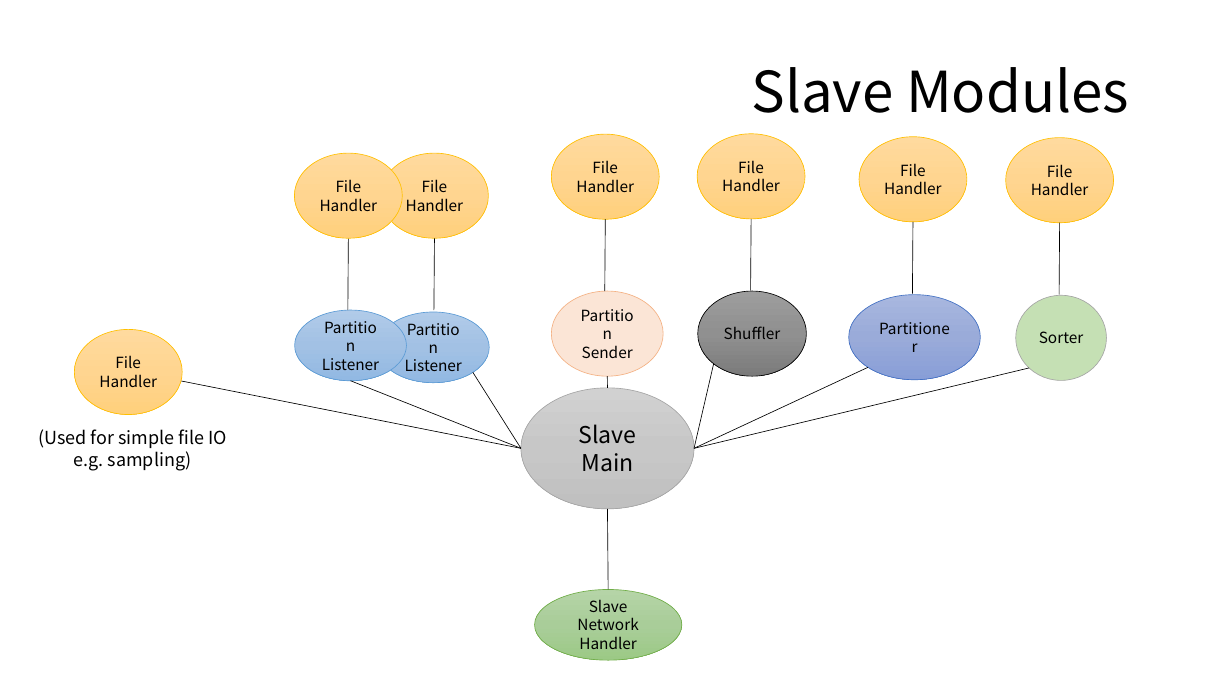
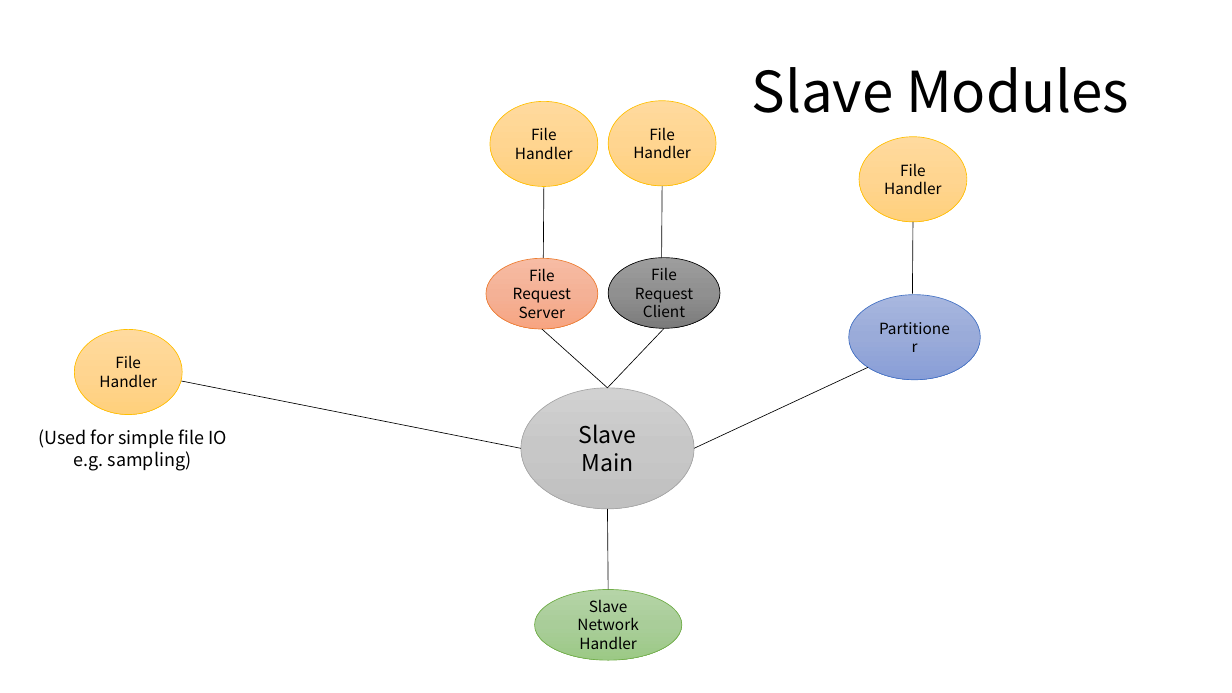
Before and after one commit to Eyebrowmoon/CS490, a slide deck: slide 15 of project.pptx (slide 16 before the commit). Drawn at 1232x693 pixels with LibreOffice and Linux fonts; fonts in the diff are those of the drawing. Boxes give left, top, right and bottom in pixels: in the first picture for what was removed or moved away, otherwise in the second. Text is boxed around its words. In the diff, an @@ line names an element or a change of style, - is before the commit and + after.

```diff
--- a/project.pptx
+++ b/project.pptx
@@ ellipse "File": place and size @@
-ellipse "File" at (295, 153, 403, 238)
+ellipse "File" at (490, 102, 598, 187)
@@ ellipse "File": place and size @@
-ellipse "File" at (552, 134, 660, 219)
+ellipse "File" at (608, 101, 716, 186)
@@ ellipse removed at (698, 134, 806, 219) @@
-File
-Handler
@@ ellipse removed at (1006, 138, 1114, 223) @@
-File
-Handler
@@ ellipse removed at (381, 153, 489, 238) @@
-File
-Handler
@@ line moved from (348, 311) - (348, 238) to (543, 259) - (544, 187) @@
@@ line moved from (605, 291) - (605, 219) to (662, 258) - (663, 186) @@
@@ line removed from (434, 311) to (434, 238) @@
@@ line removed from (750, 291) to (751, 219) @@
@@ line removed from (1059, 295) to (1060, 223) @@
@@ ellipse added at (486, 259, 598, 330), fill gradient #F7BDA5 to #F5B196 to #F8A582, outline #ED7D31 0.5 pt, 12 pt, text #000000 @@
+File
+Request
+Server
@@ ellipse added at (608, 258, 720, 329), fill gradient #9D9D9D to #909090 to #7C7C7C, outline #000000 0.5 pt, 12 pt, text #000000 @@
+File
+Request
+Client
@@ ellipse removed at (552, 291, 664, 376) @@
-Partition
-Sender
@@ ellipse removed at (698, 291, 807, 376) @@
-Shuffler
@@ ellipse removed at (1016, 296, 1106, 381) @@
-Sorter
@@ ellipse removed at (295, 311, 407, 382) @@
-Partition
-Listener
@@ ellipse removed at (377, 312, 489, 384) @@
-Partition
-Listener
@@ line moved from (473, 372) - (521, 448) to (542, 329) - (607, 388) @@
@@ line moved from (714, 364) - (694, 448) to (607, 388) - (665, 328) @@
@@ line removed from (350, 381) to (521, 448) @@
@@ line removed from (607, 376) to (607, 388) @@
@@ line removed from (1030, 368) to (694, 448) @@
```
Also in this commit, not shown: 11 other slides changed, 5 slides added, 4 slides removed, 27 other files.
